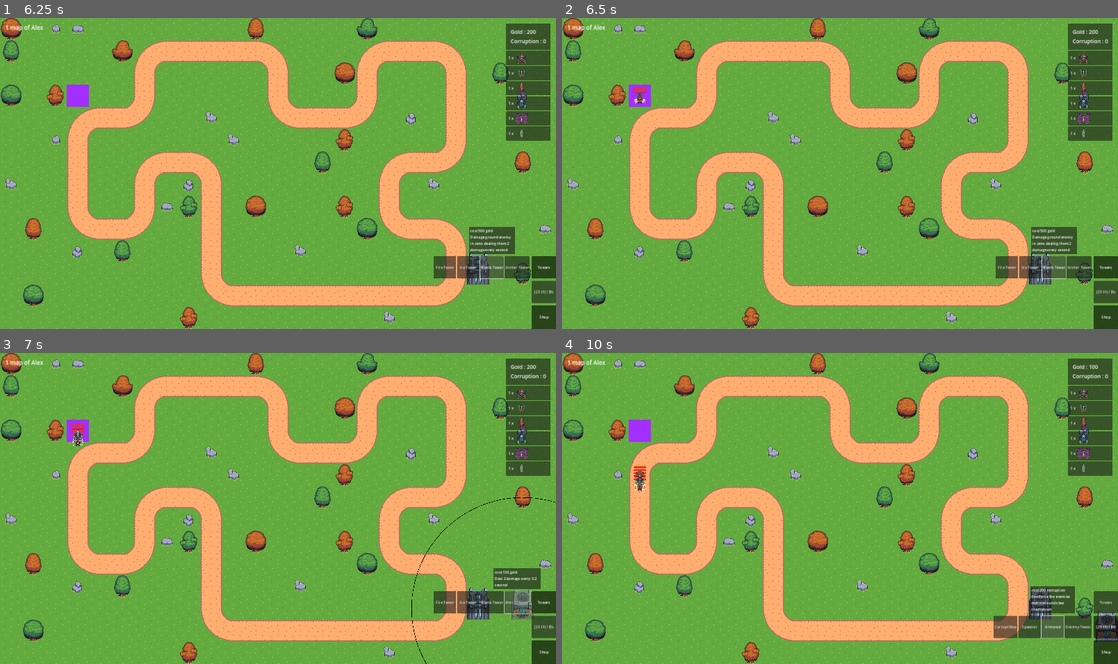
Above: before the commit, frames 1-4 (two rows, left to right).
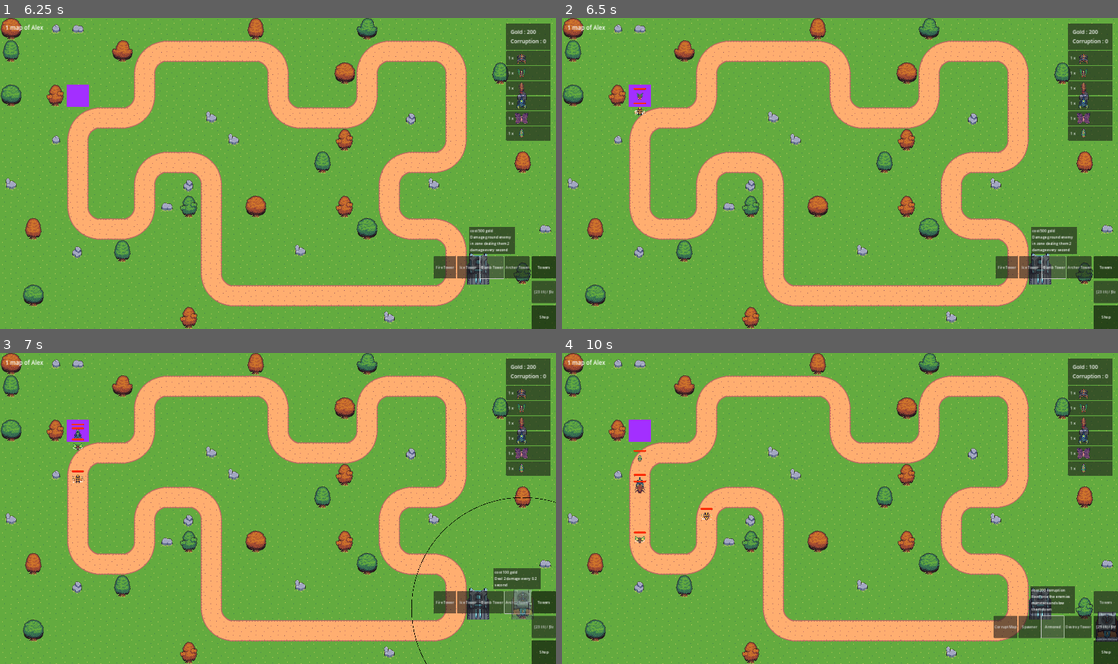
Above: after the commit, the same moments.

Repository: m-conti/melonjam2023
Game: Godot game, scene res://game.tscn
The game is run twice, just before and just after one commit, with the same random seed, the same clock (stepped at 60 frames per second) and the same inputs.
Inputs (mouse positions are in pixels of both pictures, inside the frame that each line leads up to):
- Up to frame 1 (6.25 s): click (266, 80) at 0.52 s; type "Alex" at 0.6 s; click "Host" at 1.25 s; click "START!" at 2 s; click "Shop" at 2.75 s; click "Towers" at 3.5 s; click "Fire Tower" at 4.25 s; click "Ice Tower" at 5 s; click "Bomb Tower" at 5.75 s
- Up to frame 2 (6.5 s): no input
- Up to frame 3 (7 s): click "Archer Tower" at 6.5 s
- Up to frame 4 (10 s): click "[23 l:§|/ [9z" at 7.25 s; click "Corrupt Map" at 8 s; click "Spawner" at 8.75 s; click "Armored" at 9.5 s

Frame 1 is identical in both runs. In frame 2, 0.1% of the frame differs, in the area x 12-16%, y 22-32%; in frame 3, 0.2%; in frame 4, 0.3%, in the area x 12-28%, y 31-62%.

Commit message:
fix y sort

Diff:
--- a/Enemies/Enemies/Firebug.tscn
+++ b/Enemies/Enemies/Firebug.tscn
@@ -188,7 +188,8 @@
 }
 
 [node name="Enemy" instance=ExtResource("1_6ldv7")]
-speed = 68
+speed = 80
+hp = 180
 
 [node name="Sprite2D" parent="." index="1"]
 scale = Vector2(0.781, 0.781)
--- a/Enemies/Enemies/Firewasp.tscn
+++ b/Enemies/Enemies/Firewasp.tscn
@@ -1,7 +1,7 @@
 [gd_scene load_steps=12 format=3 uid="uid://c8i2weqrluftc"]
 
 [ext_resource type="PackedScene" uid="uid://bv2qtaqo8tdpm" path="res://Enemies/Enemy.tscn" id="1_4elxn"]
-[ext_resource type="Texture2D" uid="uid://ovc5vnt4mc1a" path="res://Assets/Foozle_2DC0027_Spire_EnemyPack_1_Flying/Flying/Spritesheets/Firewasp.png" id="2_lgr2c"]
+[ext_resource type="Texture2D" uid="uid://ovc5vnt4mc1a" path="res://Enemies/Enemies/Firewasp.png" id="2_lgr2c"]
 
 [sub_resource type="Animation" id="Animation_tonhx"]
 resource_name = "DieDown"
@@ -188,7 +188,8 @@
 }
 
 [node name="Enemy" instance=ExtResource("1_4elxn")]
-speed = 68
+speed = 310
+hp = 60
 fly = true
 
 [node name="Sprite2D" parent="." index="1"]
--- a/Enemies/Enemies/Flying Locust.tscn
+++ b/Enemies/Enemies/Flying Locust.tscn
@@ -1,7 +1,7 @@
 [gd_scene load_steps=12 format=3 uid="uid://cglrb17mlqr7r"]
 
 [ext_resource type="PackedScene" uid="uid://bv2qtaqo8tdpm" path="res://Enemies/Enemy.tscn" id="1_s436u"]
-[ext_resource type="Texture2D" uid="uid://c2igs8304fje8" path="res://Assets/Foozle_2DC0027_Spire_EnemyPack_1_Flying/Flying/Spritesheets/Flying Locust.png" id="2_4etm8"]
+[ext_resource type="Texture2D" uid="uid://c2igs8304fje8" path="res://Enemies/Enemies/Flying Locust.png" id="2_4etm8"]
 
 [sub_resource type="Animation" id="Animation_tonhx"]
 resource_name = "DieDown"
@@ -188,7 +188,8 @@
 }
 
 [node name="Enemy" instance=ExtResource("1_s436u")]
-speed = 68
+speed = 140
+hp = 130
 fly = true
 
 [node name="Sprite2D" parent="." index="1"]
--- a/Enemies/Enemies/Leafbug.tscn
+++ b/Enemies/Enemies/Leafbug.tscn
@@ -1,7 +1,7 @@
 [gd_scene load_steps=12 format=3 uid="uid://bwg7at8jcugxq"]
 
 [ext_resource type="PackedScene" uid="uid://bv2qtaqo8tdpm" path="res://Enemies/Enemy.tscn" id="1_xpxo6"]
-[ext_resource type="Texture2D" uid="uid://72fsuaxcv57v" path="res://Assets/Foozle_2DC0028_Spire_EnemyPack_2_Ground/Ground/Spritesheets/Leafbug.png" id="2_ly3wo"]
+[ext_resource type="Texture2D" uid="uid://72fsuaxcv57v" path="res://Enemies/Enemies/Leafbug.png" id="2_ly3wo"]
 
 [sub_resource type="Animation" id="Animation_tonhx"]
 resource_name = "DieDown"
@@ -188,7 +188,8 @@
 }
 
 [node name="Enemy" instance=ExtResource("1_xpxo6")]
-speed = 68
+speed = 40
+hp = 210
 
 [node name="Sprite2D" parent="." index="1"]
 scale = Vector2(0.781, 0.781)
--- a/Enemies/Enemies/Magma Crab.tscn
+++ b/Enemies/Enemies/Magma Crab.tscn
@@ -188,7 +188,8 @@
 }
 
 [node name="Enemy" instance=ExtResource("1_lu6e6")]
-speed = 68
+speed = 90
+hp = 170
 
 [node name="Sprite2D" parent="." index="1"]
 scale = Vector2(0.781, 0.781)
--- a/Enemies/Enemies/Scorpion.tscn
+++ b/Enemies/Enemies/Scorpion.tscn
@@ -188,7 +188,8 @@
 }
 
 [node name="Enemy" instance=ExtResource("1_daakc")]
-speed = 68
+speed = 70
+hp = 150
 
 [node name="Sprite2D" parent="." index="1"]
 scale = Vector2(0.781, 0.781)
--- a/Enemies/Enemies/Voidbutterfly.tscn
+++ b/Enemies/Enemies/Voidbutterfly.tscn
@@ -188,7 +188,8 @@
 }
 
 [node name="Enemy" instance=ExtResource("1_fwn0n")]
-speed = 68
+speed = 100
+hp = 200
 fly = true
 
 [node name="Sprite2D" parent="." index="1"]
--- a/map.tscn
+++ b/map.tscn
@@ -149,4 +149,5 @@
 spawn_path = NodePath("../SyncContainer")
 
 [node name="SyncContainer" type="Node2D" parent="."]
+y_sort_enabled = true
 script = ExtResource("3_xol0r")
